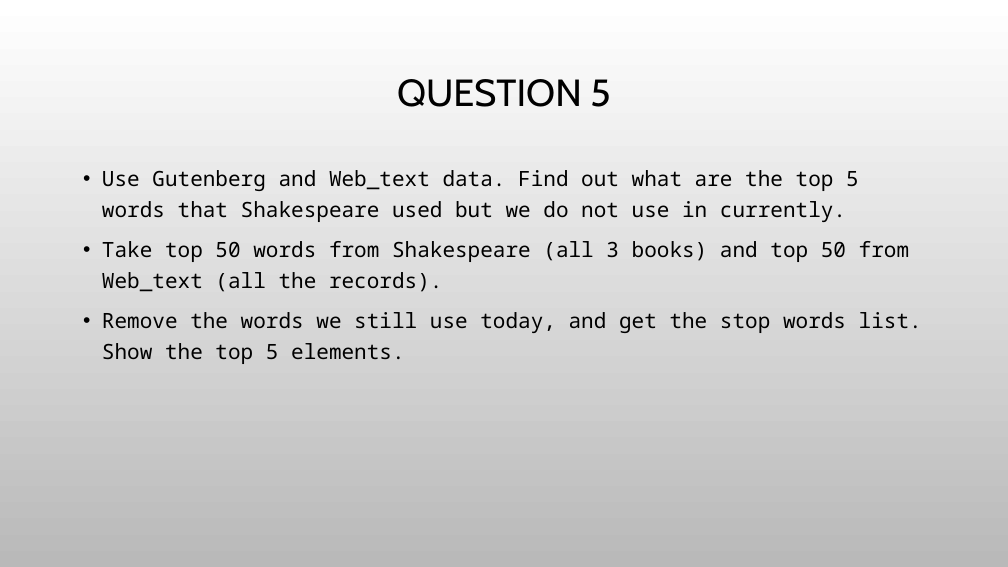
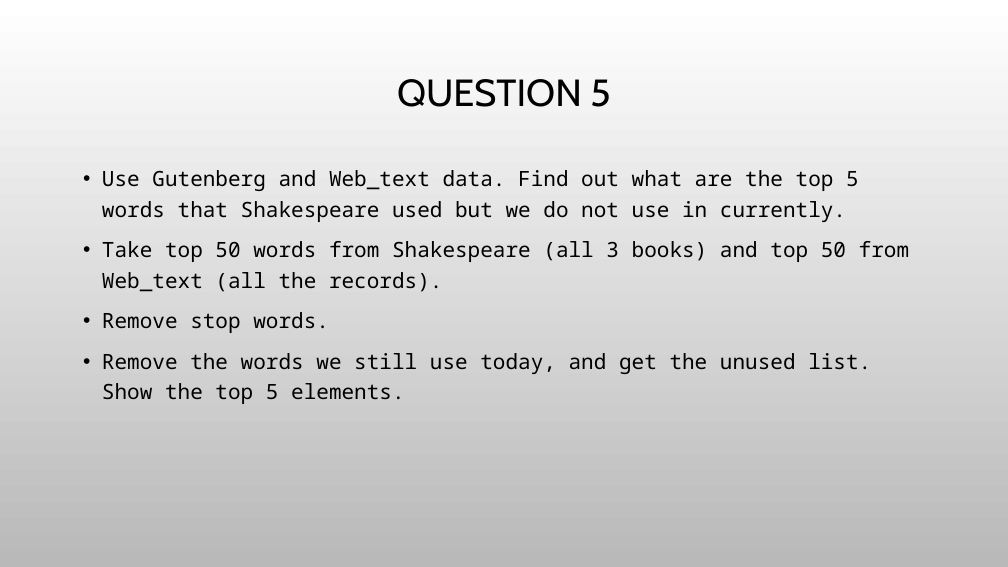
Before and after one commit to brahmbhattspandan/DataAnalysis4Python_Spring17, a slide deck: slide 10 of Assignment_1.pptx. Drawn at 1008x567 pixels with LibreOffice and Linux fonts; fonts in the diff are those of the drawing; background and template pictures are left out. Boxes give left, top, right and bottom in pixels: in the first picture for what was removed or moved away, otherwise in the second. Text is boxed around its words. In the diff, an @@ line names an element or a change of style, - is before the commit and + after.

```diff
--- a/Assignment_1.pptx
+++ b/Assignment_1.pptx
@@ text at (x1=102, y1=312, x2=871, y2=404): text changed @@
-• Remove the words we still use today, and get the stop words list. Show the top 5 elements.
+• Remove stop words.
+• Remove the words we still use today, and get the unused list. Show the top 5 elements.
```
